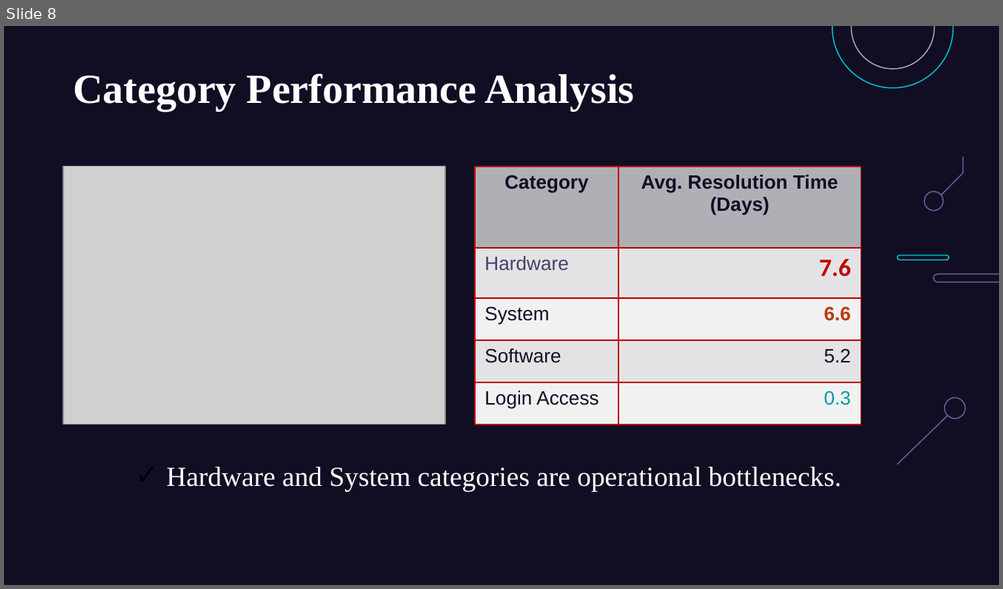
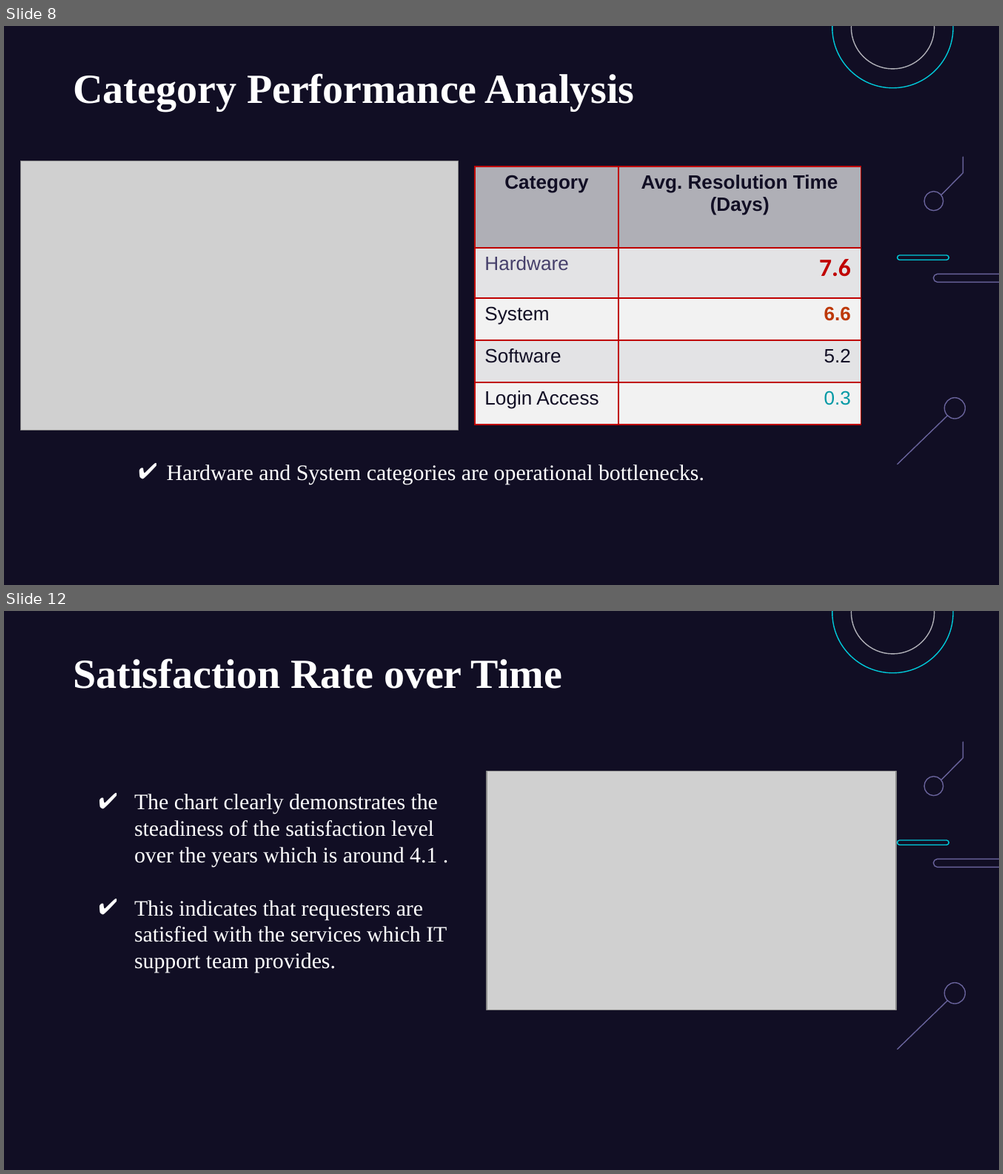
Before and after one commit to jemish123/IT_Ticket_Analysis, a slide deck: SpreadSheet_Project_IT_Ticket_Analysis.pptx. Shown one above the other, each under a label of ours: slide 8 before the commit, slides 8 and 12 after it; the slides between them are not shown. The pictures are 1003x589 and 1003x1174 pixels, drawn with LibreOffice and Linux fonts; fonts in the diff are those of the drawing; grey boxes stand for pictures. Boxes give left, top, right and bottom in pixels: in the first picture for what was removed or moved away, otherwise in the second. Text is boxed around its words. In the diff, an @@ line names an element or a change of style, - is before the commit and + after.

```diff
--- a/SpreadSheet_Project_IT_Ticket_Analysis.pptx
+++ b/SpreadSheet_Project_IT_Ticket_Analysis.pptx
@@ slide 12 added at (4, 611, 999, 1170), background #110E24; not listed: 8 template elements that a slide beside it also shows @@
@@ text added at (74, 658, 562, 689), 30 pt, text #FFFFFF, bold @@
+Satisfaction Rate over Time
@@ picture added at (486, 771, 896, 1010) @@
@@ text added at (134, 794, 447, 973), 16 pt, text #FFFFFF @@
+✔ The chart clearly demonstrates the steadiness of the satisfaction level over the years which is around 4.1 .
+✔ This indicates that requesters are satisfied with the services which IT support team provides.
@@ slide 8 changed as well @@
@@ picture: place and size @@
-picture at (64, 167, 446, 425)
+picture at (21, 161, 458, 431)
@@ table at (475, 167, 860, 492) @@
@@ fill #F2F2F3 to #F2F2F2 in 4 cells @@
@@ text colour #009AA6 to #0099A5 in "0.3" @@
@@ text "Hardware and System categories are ..." at (167, 465, 704, 485): size 20 to 16 pt; bullet ✓ to ✔; bullet colour #000000 to #FFFFFF @@
```
Also in this commit, not shown: 16 other slides changed, 4 other slides added, 2 slides removed, 6 other files.
